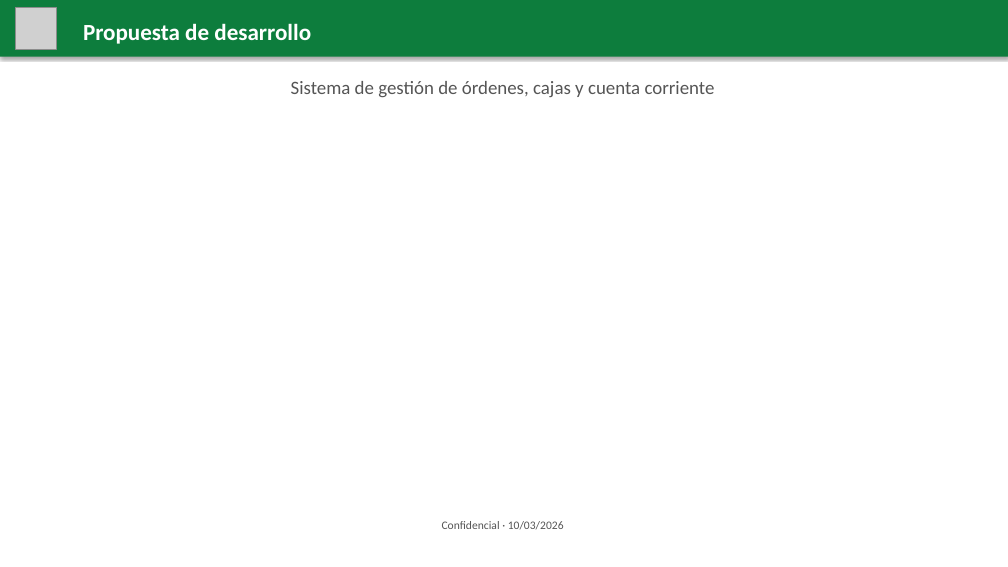
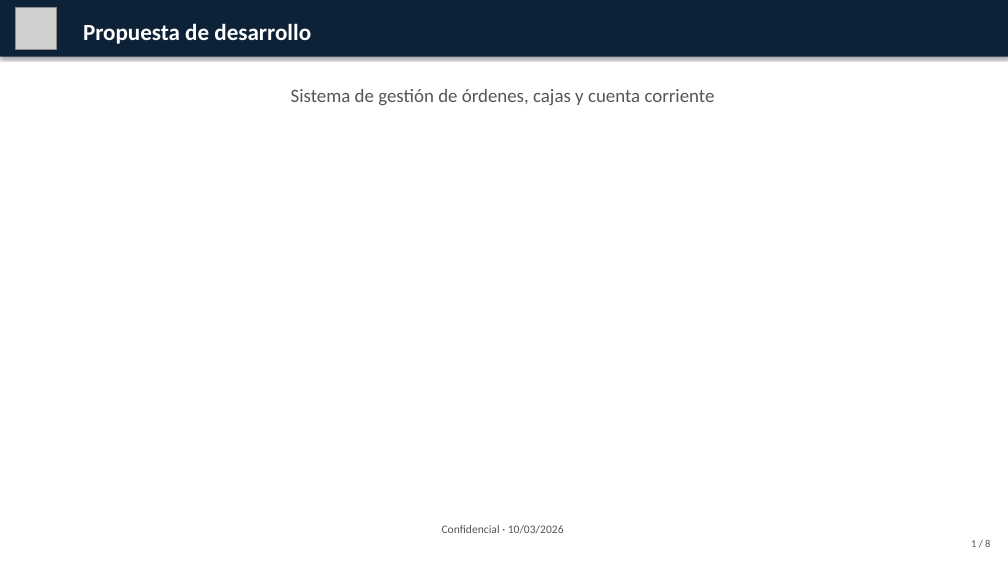
Before and after one commit to lucasbustosmartin-coder/pandy, a slide deck: slide 1 of presentacion/Propuesta_Pandi.pptx. Drawn at 1008x567 pixels with LibreOffice and Linux fonts; fonts in the diff are those of the drawing; grey boxes stand for pictures. Boxes give left, top, right and bottom in pixels: in the first picture for what was removed or moved away, otherwise in the second. Text is boxed around its words. In the diff, an @@ line names an element or a change of style, - is before the commit and + after.

```diff
--- a/presentacion/Propuesta_Pandi.pptx
+++ b/presentacion/Propuesta_Pandi.pptx
@@ rectangle at (x1=0, y1=0, x2=1008, y2=57): fill #0D7D3D to #0D2137 @@
@@ text "Sistema de gestión de órdenes, ..." at (x1=291, y1=89, x2=715, y2=105): line spacing 1 to 1.2 @@
@@ text "Confidencial · 10/03/2026" moved from (x1=442, y1=521, x2=564, y2=529) to (x1=442, y1=525, x2=564, y2=533) @@
@@ text added at (x1=971, y1=540, x2=990, y2=547), 10 pt, text #555555 @@
+1 / 8
```
Also in this commit, not shown: 7 other slides changed, 5 other files.
